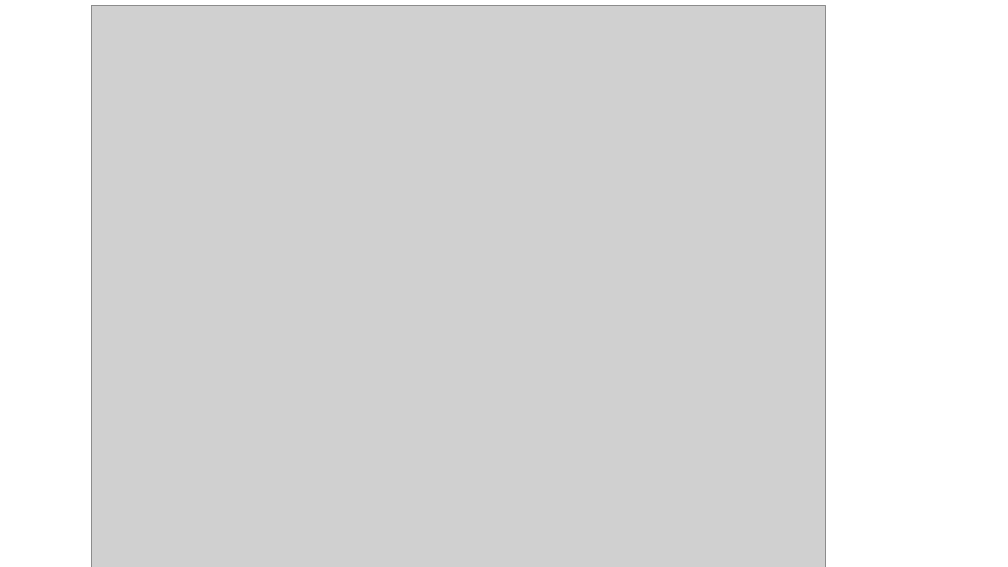
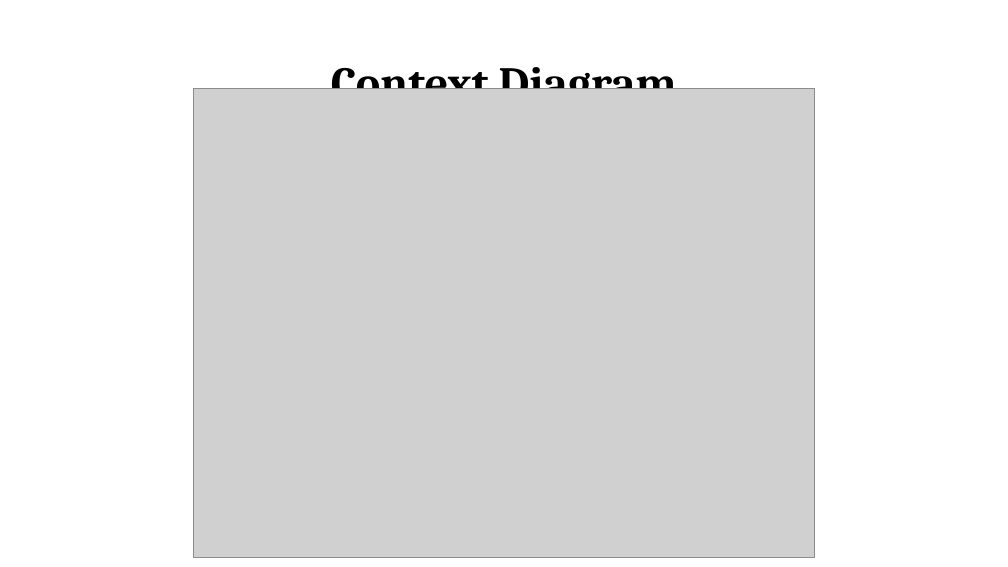
Before and after one commit to mark34334/project, a slide deck: slide 14 of Review 1 presentation.pptx. Drawn at 1008x567 pixels with LibreOffice and Linux fonts; fonts in the diff are those of the drawing; grey boxes stand for pictures. Boxes give left, top, right and bottom in pixels: in the first picture for what was removed or moved away, otherwise in the second. Text is boxed around its words. In the diff, an @@ line names an element or a change of style, - is before the commit and + after.

```diff
--- a/Review 1 presentation.pptx
+++ b/Review 1 presentation.pptx
@@ title added at (x1=331, y1=57, x2=677, y2=89), 44 pt, text #000000, bold, underline @@
+Context Diagram
@@ picture resized from (x1=91, y1=5, x2=826, y2=567) to (x1=194, y1=88, x2=815, y2=558) @@
```
Also in this commit, not shown: 2 other slides changed.
